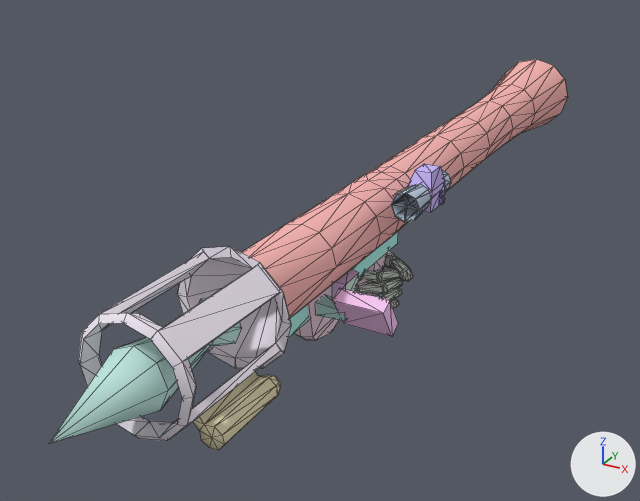
An edit to the Blender file models/BlenderFiles/SD_v_RPG.blend, drawn before and after from the same camera.
Rendered twice from a 50 mm camera at (18.5, -58.0, 81.2) aimed at (-11.6, -3.2, 53.8). Lighting does not change. The marker at lower right points along +X, +Y and +Z. Mesh edges are drawn as thin lines.

Names of what the first picture shows: 'v_rpg_blowpipe', 'v_rpg_rpg_rocket'.
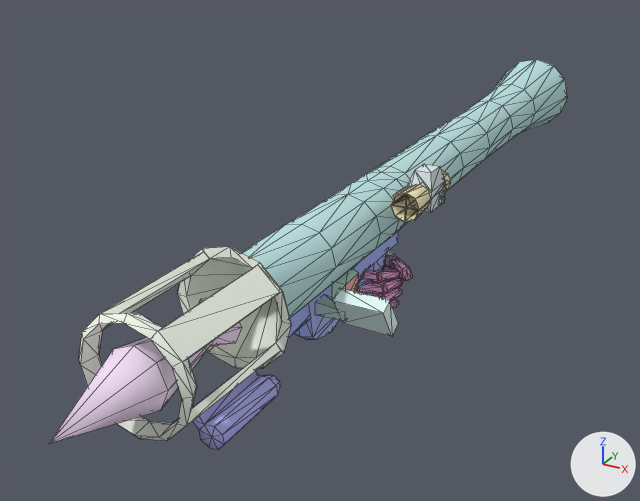
Patch to the scene script:
```diff
--- a/models/BlenderFiles/SD_v_RPG.blend.py
+++ b/models/BlenderFiles/SD_v_RPG.blend.py
@@ mat_m5cl_bmp @@
 mat_m5cl_bmp = diffuse_material('M5CL.bmp')
-mat_m5cl_bmp.base_color = (0.852, 0.656, 0.741)  # white #eed4df
+mat_m5cl_bmp.base_color = (0.467, 0.521, 0.955)  # blue #b6bffa
@@ mat_m10cl_bmp @@
 mat_m10cl_bmp = diffuse_material('M10CL.bmp')
-mat_m10cl_bmp.base_color = (0.922, 0.579, 0.903)  # pink #f6c8f4
+mat_m10cl_bmp.base_color = (0.794, 0.957, 0.94)  # white #e6faf8
@@ mat_m8cl_bmp @@
 mat_m8cl_bmp = diffuse_material('M8CL.bmp')
-mat_m8cl_bmp.base_color = (0.646, 0.798, 0.732)  # white #d2e7de
+mat_m8cl_bmp.base_color = (0.875, 0.488, 0.449)  # pink #f0b9b3
@@ mat_m7cl_bmp @@
 mat_m7cl_bmp = diffuse_material('M7CL.bmp')
-mat_m7cl_bmp.base_color = (0.698, 0.52, 0.791)  # purple #dabfe6
+mat_m7cl_bmp.base_color = (0.661, 0.907, 0.816)  # white #d4f4e9
@@ mat_m4cl_bmp @@
 mat_m4cl_bmp = diffuse_material('M4cl.bmp')
-mat_m4cl_bmp.base_color = (0.453, 0.926, 0.867)  # cyan #b3f7ef
+mat_m4cl_bmp.base_color = (0.413, 0.491, 0.971)  # blue #acbafc
@@ mat_m12cl_bmp @@
 mat_m12cl_bmp = diffuse_material('M12CL.bmp')
-mat_m12cl_bmp.base_color = (0.587, 0.472, 0.929)  # purple #c9b7f7
+mat_m12cl_bmp.base_color = (0.69, 0.787, 0.815)  # white #d8e5e9
@@ mat_m13cl_bmp @@
 mat_m13cl_bmp = diffuse_material('M13CL.bmp')
-mat_m13cl_bmp.base_color = (0.496, 0.597, 0.724)  # light grey #bbcbdd
+mat_m13cl_bmp.base_color = (0.951, 0.872, 0.559)  # beige #f9f0c5
@@ mat_m2cl_bmp @@
 mat_m2cl_bmp = diffuse_material('M2cl.bmp')
-mat_m2cl_bmp.base_color = (0.863, 0.797, 0.894)  # white #efe7f3
+mat_m2cl_bmp.base_color = (0.919, 0.969, 0.868)  # white #f6fbf0
@@ mat_m3cl_bmp @@
 mat_m3cl_bmp = diffuse_material('M3CL.bmp')
-mat_m3cl_bmp.base_color = (0.8, 0.725, 0.483)  # beige #e7ddb9
+mat_m3cl_bmp.base_color = (0.474, 0.473, 0.947)  # blue #b7b7f9
@@ mat_m1cl_bmp @@
 mat_m1cl_bmp = diffuse_material('M1CL.bmp')
-mat_m1cl_bmp.base_color = (0.924, 0.465, 0.452)  # pink #f6b6b3
+mat_m1cl_bmp.base_color = (0.511, 0.756, 0.76)  # cyan #bde1e2
@@ mat_gordon_glove_bmp @@
 mat_gordon_glove_bmp = diffuse_material('gordon_glove.BMP')
-mat_gordon_glove_bmp.base_color = (0.596, 0.64, 0.585)  # light grey #cbd1c9
+mat_gordon_glove_bmp.base_color = (0.912, 0.438, 0.781)  # pink #f5b1e5
@@ mat_gordon_glove_chrome_bmp @@
 mat_gordon_glove_chrome_bmp = diffuse_material('gordon_glove_Chrome.bmp')
-mat_gordon_glove_chrome_bmp.base_color = (0.679, 0.702, 0.683)  # light grey #d7dad7
+mat_gordon_glove_chrome_bmp.base_color = (0.904, 0.474, 0.657)  # pink #f4b7d4
@@ mat_gordon_sleeve_bmp @@
 mat_gordon_sleeve_bmp = diffuse_material('gordon_sleeve.BMP')
-mat_gordon_sleeve_bmp.base_color = (0.741, 0.736, 0.786)  # white #dfdfe5
+mat_gordon_sleeve_bmp.base_color = (0.617, 0.785, 0.794)  # white #cee5e6
@@ mat_rocket_bmp @@
 mat_rocket_bmp = diffuse_material('rocket.bmp')
-mat_rocket_bmp.base_color = (0.538, 0.815, 0.759)  # cyan #c2e9e2
+mat_rocket_bmp.base_color = (0.954, 0.767, 0.985)  # white #fae3fd
@@ mat_rocketmotor_bmp @@
 mat_rocketmotor_bmp = diffuse_material('rocketmotor.bmp')
-mat_rocketmotor_bmp.base_color = (0.611, 0.451, 0.646)  # light grey #cdb3d2
+mat_rocketmotor_bmp.base_color = (0.677, 0.854, 0.641)  # white #d7eed1
@@ me_v_rpg_blowpipe @@
-me_v_rpg_blowpipe.from_pydata(...)  # 848 vertices, 1446 faces, 3 loose edges; spans x -11.0..-1.1, y -30.4..36.8, z 48.4..62.0
+me_v_rpg_blowpipe.from_pydata(...)  # 838 vertices, 1558 faces; spans x -11.0..-1.1, y -30.4..36.7, z 48.4..62.0
+# me_v_rpg_blowpipe part 1: 1 vertex moved within x -3.1, y -7.0, z 61.2; 23 vertices removed from x -7.7..-2.2, y -21.5..-0.7, z 51.8..61.4; 13 vertices added at x -4.1..-2.2, y -7.0..-1.8, z 59.1..61.2
 me_v_rpg_blowpipe.materials.append(mat_join_bmp)
@@ me_v_rpg_rpg_rocket @@
-me_v_rpg_rpg_rocket.from_pydata(...)  # 26 vertices, 48 faces; spans x -9.04..-5.25, y -35.75..-22.99, z 56.26..60.05
+me_v_rpg_rpg_rocket.from_pydata(...)  # 26 vertices, 48 faces; spans x -9.03..-5.26, y -35.74..-23.0, z 56.26..60.04
+# me_v_rpg_rpg_rocket part 2: the whole mesh is rebuilt
 me_v_rpg_rpg_rocket.materials.append(mat_rocket_bmp)
```

Where the change shows, as pixel boxes (x1, y1, x2, y2) in the pictures (640 x 501 px; the box of a moved part takes in the faces that stretch with it):
'v_rpg_blowpipe', recoloured, reshaped: (79, 59, 568, 450) in both
'v_rpg_rpg_rocket', recoloured, reshaped (cyan to white): before (49, 297, 242, 444); after (49, 297, 241, 444)
part 1 of me_v_rpg_blowpipe, moved or reshaped: before (208, 183, 428, 368); after (391, 184, 428, 221)
